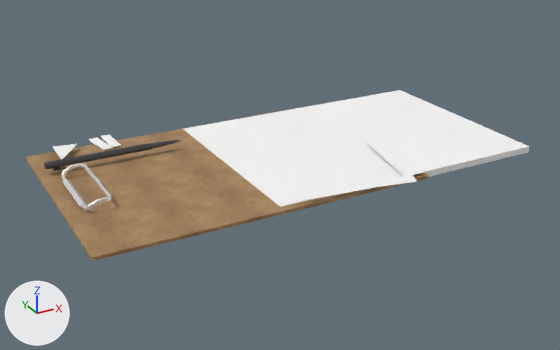
An edit to the glTF model public/models/tablet-folder.glb, drawn before and after from the same camera.
One viewpoint serves both versions: a 50 mm lens placed at (-40.7, -62.6, 28.8), pointed at (-7.5, -2.3, -1.3). Lighting does not change. The marker at lower left points along +X, +Y and +Z. The picture after the commit comes second. Where no turn or scale is listed for an object, it has been applied to the vertices. Vertices at exactly the same position are counted once.

Before the edit, the objects in view are built like this:
```python
me_stackofpaper_blinn2_0 = bpy.data.meshes.new('StackOfPaper_blinn2_0')
me_stackofpaper_blinn2_0.from_pydata(...)  # 259 vertices, 360 faces; spans x -15.3..28.6, y -13.1..10.6, z -0.4..1.4
# faces by material slot: [8, 2, 64, 42, 24, 220]
me_stackofpaper_blinn2_0.materials.append(mat_folder_pad_edge)
me_stackofpaper_blinn2_0.materials.append(mat_folder_pad)
me_stackofpaper_blinn2_0.materials.append(mat_folder_pen)
me_stackofpaper_blinn2_0.materials.append(mat_folder_board)
me_stackofpaper_blinn2_0.materials.append(mat_folder_sheet)
me_stackofpaper_blinn2_0.materials.append(mat_folder_clip)
# before: 113 (15.0, -2.7, 0.4) at pixel (362, 139), 114 (13.1, -12.2, 0.4) at pixel (404, 176), 115 (15.3, -12.2, 0.4) at pixel (424, 172)
ob_stackofpaper_blinn2_0 = bpy.data.objects.new('StackOfPaper_blinn2_0', me_stackofpaper_blinn2_0)
ob_stackofpaper_blinn2_0.location = (-13.59, -0.38, 0.56)
```
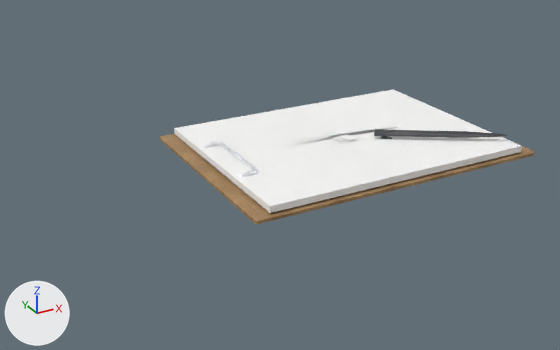
What differs and where, as boxes (x1, y1, x2, y2) in the pictures (560 x 350 px; the box of a moved part takes in the faces that stretch with it):
'StackOfPaper_blinn2_0', reshaped, moved (25% narrower, 21% shorter): before (26, 90, 529, 261); after (160, 89, 535, 224)
part 1 of me_stackofpaper_blinn2_0, moved or reshaped: before (44, 140, 177, 169); after (374, 130, 503, 138)
part 2 of me_stackofpaper_blinn2_0, moved or reshaped: before (52, 166, 66, 171); after (381, 136, 392, 139)
part 3 of me_stackofpaper_blinn2_0, moved or reshaped (not visible afterwards): before (69, 178, 97, 212)
part 4 of me_stackofpaper_blinn2_0, moved or reshaped: before (26, 107, 428, 261); after (160, 134, 535, 224)
part 5 of me_stackofpaper_blinn2_0, moved or reshaped: before (53, 144, 77, 159); after (324, 129, 344, 143)
part 6 of me_stackofpaper_blinn2_0, moved or reshaped: before (89, 137, 113, 150); after (329, 130, 357, 141)
part 7 of me_stackofpaper_blinn2_0, moved or reshaped: before (101, 135, 121, 147); after (331, 129, 355, 141)
part 8 of me_stackofpaper_blinn2_0, moved or reshaped (not visible before): after (291, 127, 397, 142)
part 9 of me_stackofpaper_blinn2_0, moved or reshaped: before (291, 175, 417, 203); after (289, 122, 397, 142)
part 10 of me_stackofpaper_blinn2_0, moved or reshaped: before (61, 164, 111, 211); after (203, 142, 257, 177)
part 11 of me_stackofpaper_blinn2_0, moved or reshaped: before (62, 178, 88, 209); after (204, 156, 231, 180)
part 12 of me_stackofpaper_blinn2_0, moved or reshaped: before (364, 140, 423, 176); after (325, 121, 378, 154)

What the commit changed:
me_stackofpaper_blinn2_0 is used by ob_stackofpaper_blinn2_0; location (-13.59, -0.38, 0.56).
me_stackofpaper_blinn2_0 had 259 vertices, 360 faces and spanned x -15.3..28.6, y -13.1..10.6, z -0.4..1.4.
me_stackofpaper_blinn2_0 now has 259 vertices, 360 faces and spans x -0.8..30.2, y -12.2..9.8, z -0.9..1.1.
me_stackofpaper_blinn2_0 part 1: the loose piece of 20 vertices spanning x -14.6..-2.0, y 3.9..4.5, z 0.7..1.4 is turned -32 degrees about the z axis through its middle, then moved by (30.9, -10.6, -0.3).
me_stackofpaper_blinn2_0 part 2: the loose piece of 8 vertices spanning x -14.0..-12.9, y 4.0..4.4, z 0.5..0.6 is turned -32 degrees about the z axis through its middle, then moved by (31.7, -7.9, -0.3).
me_stackofpaper_blinn2_0 part 3: the loose piece of 12 vertices spanning x -13.6..-12.7, y -5.2..2.2, z 0.2..0.3 is moved by (14.5, 0.3, -0.8).
me_stackofpaper_blinn2_0 part 4: the loose piece of 16 vertices spanning x -15.3..15.7, y -12.5..9.5, z -0.2..0.2 is moved by (14.5, 0.3, -0.8).
me_stackofpaper_blinn2_0 part 5: the loose piece of 5 vertices spanning x -12.8..-10.4, y 5.5..9.0, z 0.7..1.0 is moved by (26.3, -8.5, -0.5).
me_stackofpaper_blinn2_0 part 6: the loose piece of 8 vertices spanning x -8.8..-7.3, y 7.4..10.6, z 0.2..0.4 is moved by (22.8, -10.2, 0.1).
me_stackofpaper_blinn2_0 part 7: the loose piece of 10 vertices spanning x -7.6..-6.5, y 7.5..10.6, z 0.4..0.5 is moved by (21.7, -10.3, 0.0).
me_stackofpaper_blinn2_0 part 8: the loose piece of 5 vertices spanning x 0.9..13.9, y -13.1..-12.1, z 0.1..0.5 is moved by (7.3, 11.4, 0.1).
me_stackofpaper_blinn2_0 part 9: the loose piece of 5 vertices spanning x 0.9..13.9, y -13.1..-12.1, z 0.2..0.5 is moved by (7.3, 11.4, 0.1).
me_stackofpaper_blinn2_0 part 10: the loose piece of 135 vertices spanning x -13.7..-11.4, y -5.6..2.7, z 0.3..1.4 is moved by (14.5, 0.3, -0.8).
me_stackofpaper_blinn2_0 part 11: the loose piece of 8 vertices spanning x -13.9..-13.3, y -4.5..1.3, z 0.2..0.8 is moved by (14.5, 0.3, -0.8).
Part 12, on me_stackofpaper_blinn2_0:
Vertices 113, 114, 115 of me_stackofpaper_blinn2_0 move by (0.5, 6.3, -0.2).
Other edits to the shape of me_stackofpaper_blinn2_0 do not show in these pictures.
Object 'StackOfPaper_blinn2_0' (ob_stackofpaper_blinn2_0) moves from (-13.59, -0.38, 0.56) to (-14.51, -0.29, 0.75).
